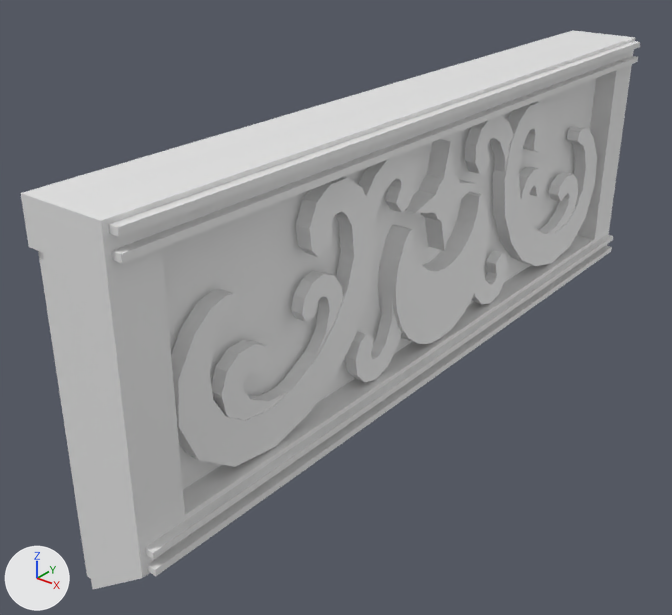
One commit to the OBJ model astro/3d_models/castle_rampart/rampart.obj: the scene before it, then after it.
Rendered twice from a 50 mm lens placed at (0.717, -1.083, 0.538), pointed at (-0.069, -0.1, -0.071). Arrows for +X, +Y and +Z are at lower left; the lights stay in place. The picture after the commit comes second. Where no turn or scale is listed for an object, it has been applied to the vertices.

The older version as bpy lines, for what is in view:
```python
me_castle_rampart_cube_040 = bpy.data.meshes.new('Castle_Rampart_Cube.040')
me_castle_rampart_cube_040.from_pydata(...)  # 22 vertices, 40 faces; spans x -0.061..0.061, y -0.6..0.6, z -0.244..0.244
me_castle_rampart_frills_cylinder_037 = bpy.data.meshes.new('Castle_Rampart_Frills_Cylinder.037')
me_castle_rampart_frills_cylinder_037.from_pydata(...)  # 640 vertices, 1192 faces; spans x -0.071..0.074, y -0.593..0.593, z -0.238..0.238
ob_castle_rampart_cube_040 = bpy.data.objects.new('Castle_Rampart_Cube.040', me_castle_rampart_cube_040)
ob_castle_rampart_cube_040.location = (0.0, 0.0, 0.0)
ob_castle_rampart_frills_cylinder_037 = bpy.data.objects.new('Castle_Rampart_Frills_Cylinder.037', me_castle_rampart_frills_cylinder_037)
ob_castle_rampart_frills_cylinder_037.location = (0.0, 0.0, 0.0)
```
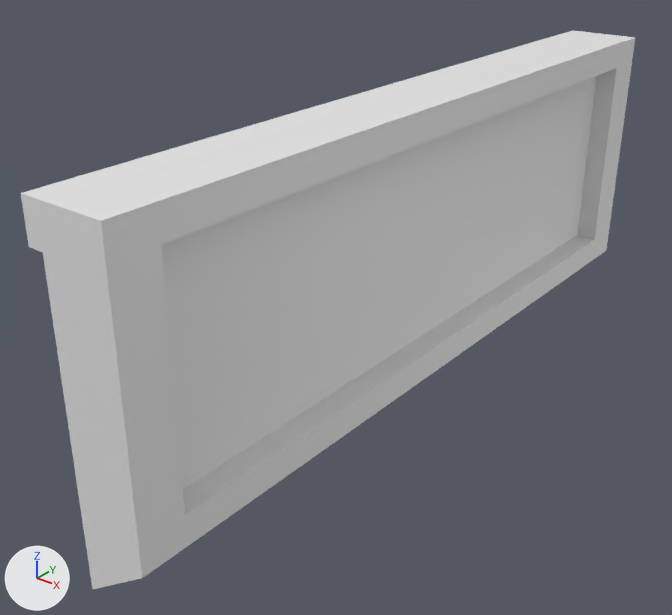
Where the change shows, as pixel boxes [x1, y1, x2, y2] in the pictures (672 x 615 px):
'Castle_Rampart_Frills_Cylinder.037', deleted
    before: [38, 41, 640, 579]

Diff of the bpy script that builds the scene:
```diff
--- a/astro/3d_models/castle_rampart/rampart.obj.py
+++ b/astro/3d_models/castle_rampart/rampart.obj.py
@@ ob_castle_rampart_frills_cylinder_037 @@
-ob_castle_rampart_frills_cylinder_037 = bpy.data.objects.new('Castle_Rampart_Frills_Cylinder.037', me_castle_rampart_frills_cylinder_037)
-ob_castle_rampart_frills_cylinder_037.location = (0.0, 0.0, 0.0)
```
